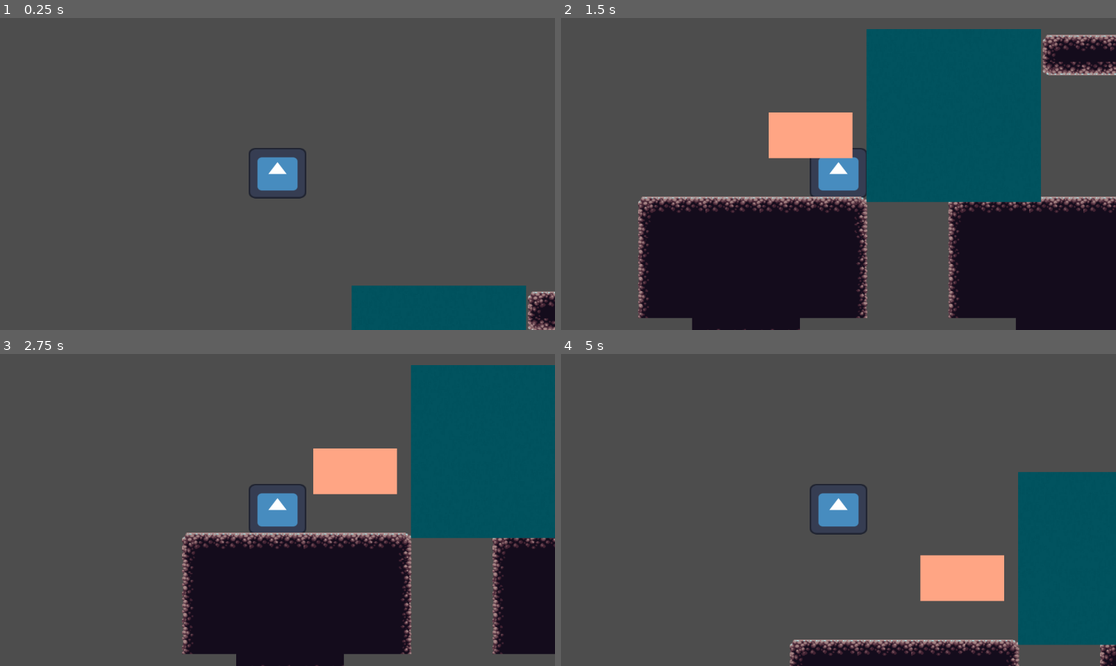
Above: before the commit, frames 1-4 (two rows, left to right).
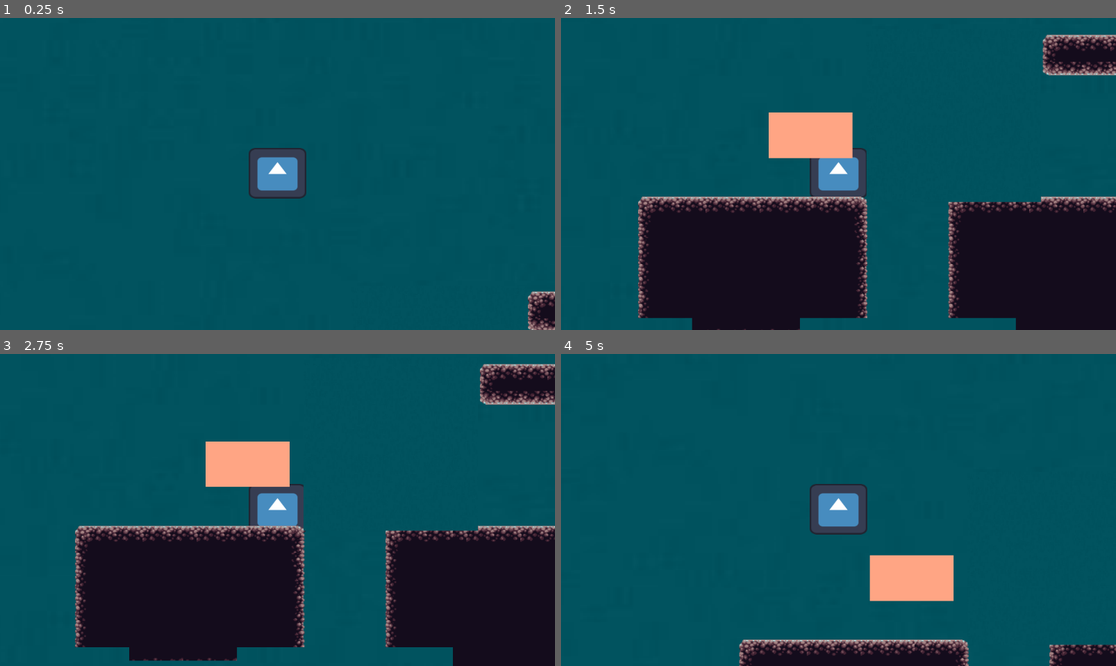
Above: after the commit, the same moments.

Repository: nattbc/proyecto_grupo_3
Game: Godot game, scene res://node_2d.tscn
The game is run twice, just before and just after one commit, with the same random seed, the same clock (stepped at 60 frames per second) and the same inputs. Before the commit the project has no main scene; this scene is started directly in both runs. The engine's default icon, where the game draws it, is replaced by a stand-in: a white triangle on a blue panel in a dark square.
Inputs:
- Up to frame 1 (0.25 s): no input
- Up to frame 2 (1.5 s): hold 1 (press_1) 0.53-1.28 s; hold Right (move_right) from 0.53 s (still down); tap Up (move_up) at 0.77 s; tap 2 (press_2) at 0.8, 1.35 s; tap Enter at 1.25 s
- Up to frame 3 (2.75 s): tap Up (move_up) at 1.52 s; tap 3 (press_3, bound only after the commit) at 1.55 s; tap Space at 2 s; release Right (move_right) at 2.03 s; hold Left (move_left) from 2.03 s (still down); hold 3 (press_3, bound only after the commit) from 2.03 s (still down); tap 1 (press_1) at 2.3 s
- Up to frame 4 (5 s): release Left (move_left) at 2.78 s; release 3 (press_3, bound only after the commit) at 2.78 s; hold Right (move_right) 2.78-4.28 s; tap 1 (press_1) at 2.85, 4.55 s; tap Up (move_up) at 3.02, 3.77, 4.52 s; tap 2 (press_2) at 3.05 s; tap Enter at 3.5 s; hold 2 (press_2) 3.53-4.28 s; tap 3 (press_3, bound only after the commit) at 3.8, 4.35 s; tap Space at 4.25 s; hold Left (move_left) from 4.28 s (still down)

The runs differ from the first frame. In frame 1, 93% of the frame differs, in the area x 0-100%, y 0-100%; in frame 2, 48%; in frame 3, 75%; in frame 4, 86%.

Commit message:
refactorizar logica cambio color

Diff:
--- a/larry.gd
+++ b/larry.gd
@@ -24,27 +24,23 @@
 		velocity.x = move_toward(velocity.x, 0, SPEED)
 
 	move_and_slide()
-	#set_collision_mask_value(2, false)
+
 	#########
 
-
-#no anda mal, falta la lògica para que ande :]
-
-#lo cambiè y lo puse en el script del rosa ;-;
-
-	pass_through_rosa()
-	pass_through_verde()
+	pass_through()
 
 
-func pass_through_rosa():
-	if Input.is_action_pressed("press_1"):
-		#desaparece rosa
-		set_collision_mask_value(2, false)#pasa x el rosa
-		set_collision_mask_value(3, true)#no pasa por el verde
-		#set_visibility_layer_bit()
+func pass_through():
+	if Input.is_action_pressed("press_1"): #desaparece rosa
+		set_collision_masks(2, [3,4])
 
-func pass_through_verde():
-	if Input.is_action_pressed("press_2"):
-		#desaparece verde
-		set_collision_mask_value(3, false)#pasa x el verde
-		set_collision_mask_value(2, true)#no pasa por el rosa
+	if Input.is_action_pressed("press_2"): #desaparece verde
+		set_collision_masks(3, [2,4])
+
+	if Input.is_action_pressed("press_3"): #desaparece azul
+		set_collision_masks(4, [2,3])
+
+func set_collision_masks(pass_mask, not_pass_masks):
+	set_collision_mask_value(pass_mask, false)
+	for not_pass_mask in not_pass_masks:
+		set_collision_mask_value(not_pass_mask, true)
--- a/node_2d.tscn
+++ b/node_2d.tscn
@@ -162,13 +162,12 @@
 
 [node name="world" type="Node2D"]
 
+[node name="fondo verde" parent="." instance=ExtResource("2_mmyjg")]
+visibility_layer = 4
+position = Vector2(-181, -53)
+
 [node name="fondo rosa" parent="." instance=ExtResource("7_32mw1")]
 visible = false
-
-[node name="fondo verde" parent="." instance=ExtResource("2_mmyjg")]
-visible = false
-visibility_layer = 4
-position = Vector2(-181, -53)
 
 [node name="larry" parent="." instance=ExtResource("1_6ulmk")]
 position = Vector2(183, 148)
--- a/project.godot
+++ b/project.godot
@@ -11,6 +11,7 @@
 [application]
 
 config/name="Larry definitivo"
+run/main_scene="res://node_2d.tscn"
 config/features=PackedStringArray("4.0", "Forward Plus")
 config/icon="res://icon.svg"
 
@@ -52,6 +53,12 @@
 , Object(InputEventKey,"resource_local_to_scene":false,"resource_name":"","device":0,"window_id":0,"alt_pressed":false,"shift_pressed":false,"ctrl_pressed":false,"meta_pressed":false,"pressed":false,"keycode":0,"physical_keycode":4194440,"key_label":0,"unicode":0,"echo":false,"script":null)
 ]
 }
+press_3={
+"deadzone": 0.5,
+"events": [Object(InputEventKey,"resource_local_to_scene":false,"resource_name":"","device":-1,"window_id":0,"alt_pressed":false,"shift_pressed":false,"ctrl_pressed":false,"meta_pressed":false,"pressed":false,"keycode":0,"physical_keycode":51,"key_label":0,"unicode":51,"echo":false,"script":null)
+, Object(InputEventKey,"resource_local_to_scene":false,"resource_name":"","device":-1,"window_id":0,"alt_pressed":false,"shift_pressed":false,"ctrl_pressed":false,"meta_pressed":false,"pressed":false,"keycode":0,"physical_keycode":4194441,"key_label":0,"unicode":0,"echo":false,"script":null)
+]
+}
 
 [layer_names]
 
